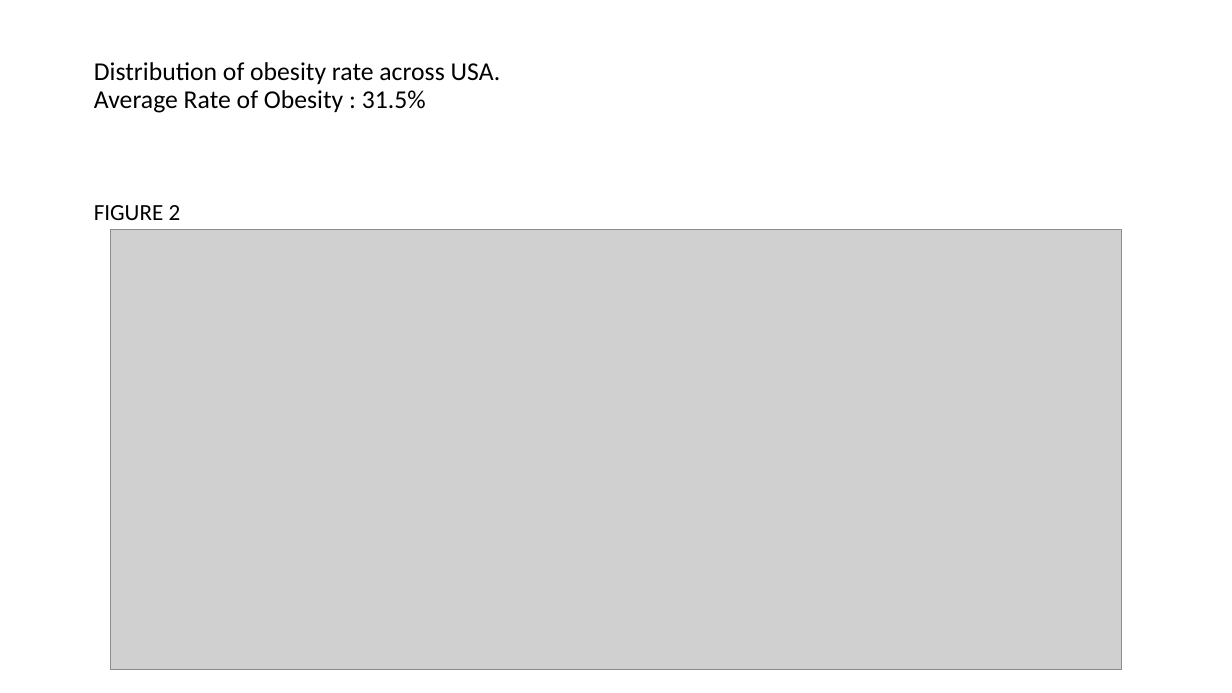
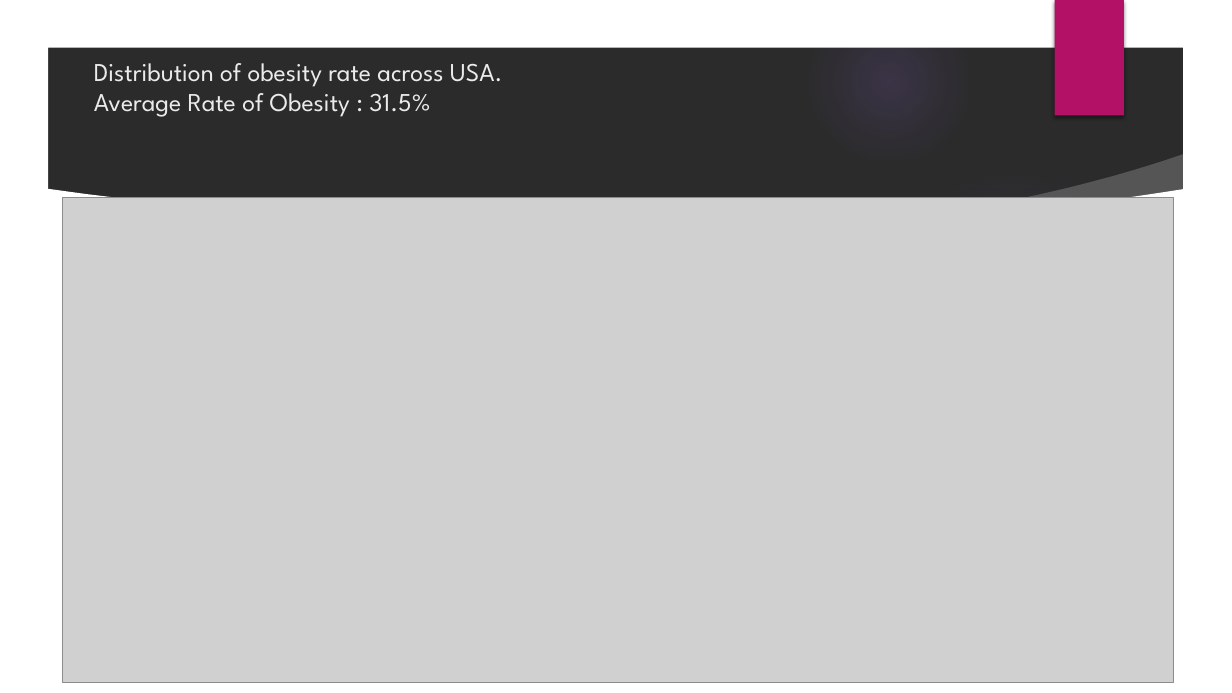
Before and after one commit to rajeshnair1984/Project_Obesity, a slide deck: slide 5 of O3_presentation.pptx (slide 9 before the commit). Drawn at 1232x693 pixels with LibreOffice and Linux fonts; fonts in the diff are those of the drawing; grey boxes stand for pictures; background and template pictures are left out; a plain dark background stands for a picture behind light text. Boxes give left, top, right and bottom in pixels: in the first picture for what was removed or moved away, otherwise in the second. Text is boxed around its words. In the diff, an @@ line names an element or a change of style, - is before the commit and + after.

```diff
--- a/O3_presentation.pptx
+++ b/O3_presentation.pptx
@@ background #FFFFFF to picture (left out) @@
@@ group added at bbox=[0, 0, 1232, 693]: 5 ellipses, 3 freeform shapes @@
@@ rectangle added at bbox=[1055, 0, 1124, 116], fill #B31166 @@
@@ title "Distribution of obesity rate across ..." at bbox=[94, 63, 503, 117]: font Calibri to League Spartan, text colour #000000 to #EBEBEB; line spacing 0.9 to 1 @@
@@ picture: place and size @@
-picture at bbox=[110, 230, 1122, 670]
+picture at bbox=[63, 197, 1175, 682]
@@ text removed at bbox=[94, 205, 181, 220] @@
-FIGURE 2
```
Also in this commit, not shown: 10 other slides changed, 1 slide added, 1 slide removed, 1 other file.
